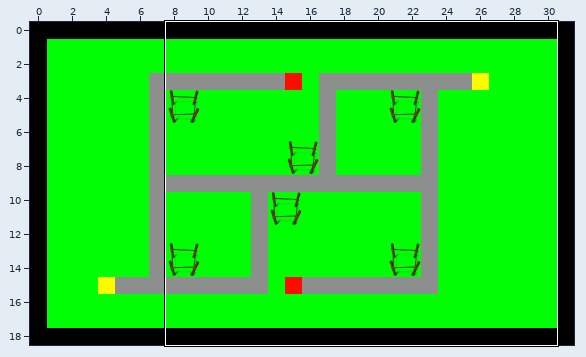
One commit to this Tiled map: Project Files/Assets/Assets/Resources/Tiled/Levels/04.tmx. Above: a wide view before the commit, with the close-up outlined.
Close-up. Earlier state:
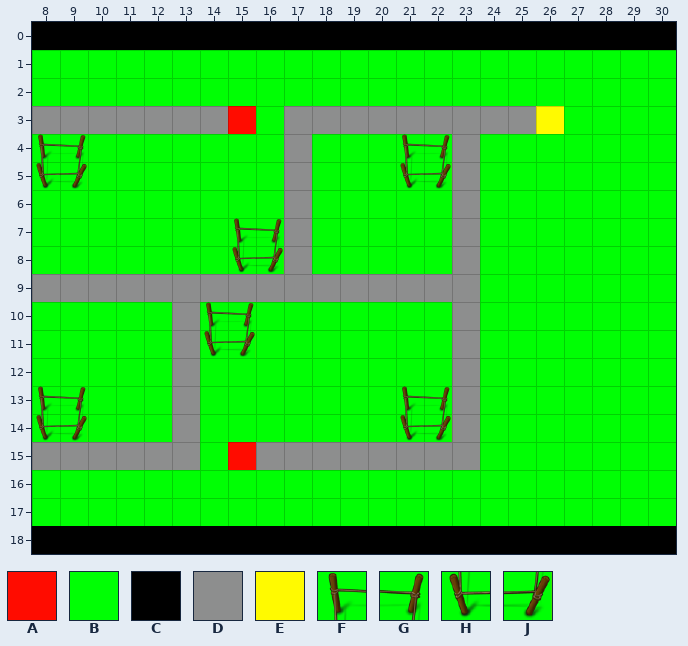
Cells are 64x64 px. Shown: x 8..30, y 0..18.
Key: from "sprite": A 0, B 1, C 2, D 3, E 4, F 6, G 7, H 8, J 9.
_ is an empty cell.
Layer "Border" before, first column x 8:
 0 CCCCCCCCCCCCCCCCCCCCCCC
 1 BBBBBBBBBBBBBBBBBBBBBBB
 2 BBBBBBBBBBBBBBBBBBBBBBB
 3 DDDDDDDABDDDDDDDDDEBBBB
 4 FGBBBBBBBDBBBFGDBBBBBBB
 5 HJBBBBBBBDBBBHJDBBBBBBB
 6 BBBBBBBBBDBBBBBDBBBBBBB
 7 BBBBBBBFGDBBBBBDBBBBBBB
 8 BBBBBBBHJDBBBBBDBBBBBBB
 9 DDDDDDDDDDDDDDDDBBBBBBB
10 BBBBBDFGBBBBBBBDBBBBBBB
11 BBBBBDHJBBBBBBBDBBBBBBB
12 BBBBBDBBBBBBBBBDBBBBBBB
13 FGBBBDBBBBBBBFGDBBBBBBB
14 HJBBBDBBBBBBBHJDBBBBBBB
15 DDDDDDBADDDDDDDDBBBBBBB
16 BBBBBBBBBBBBBBBBBBBBBBB
17 BBBBBBBBBBBBBBBBBBBBBBB
18 CCCCCCCCCCCCCCCCCCCCCCC
Once edited:
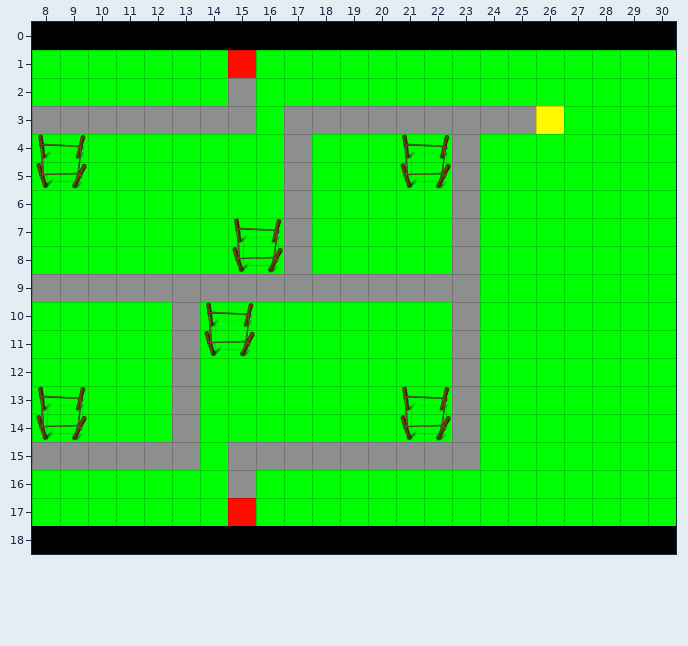
Changes in this commit:
Layer "Border":
y 1: x 15 B -> A
y 2: x 15 B -> D
y 3: x 15 A -> D
y 15: x 15 A -> D
y 16: x 15 B -> D
y 17: x 15 B -> A
Changed places in both close-ups, as pixel boxes (x1, y1, x2, y2):
changed: (228, 50, 256, 134)
changed: (228, 442, 256, 526)
